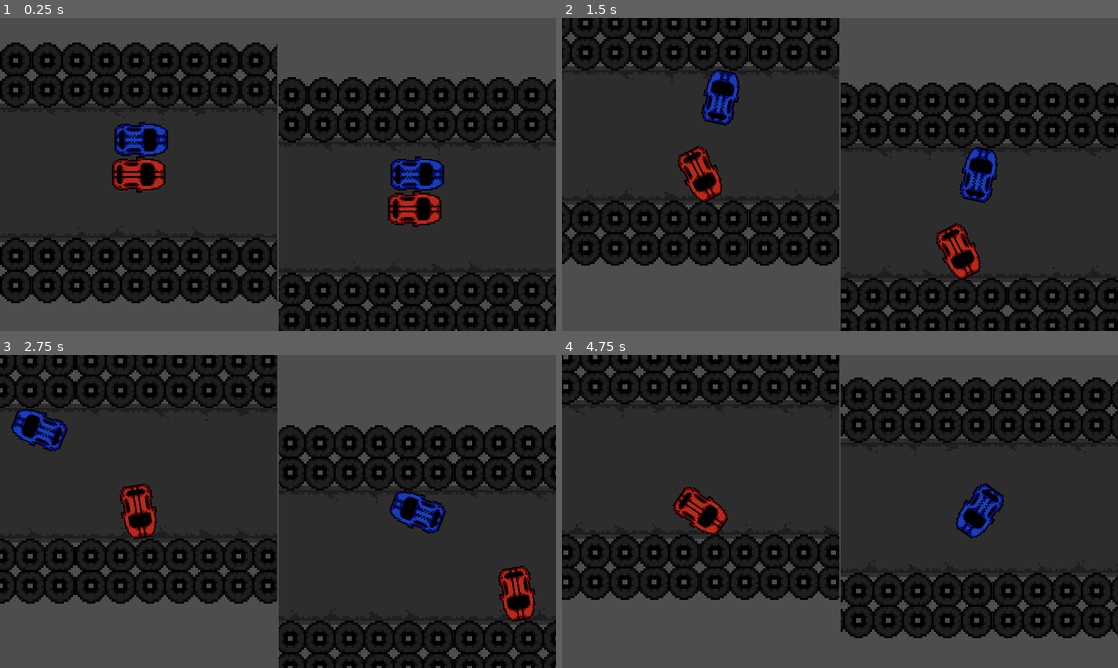
Above: before the commit, frames 1-4 (two rows, left to right).
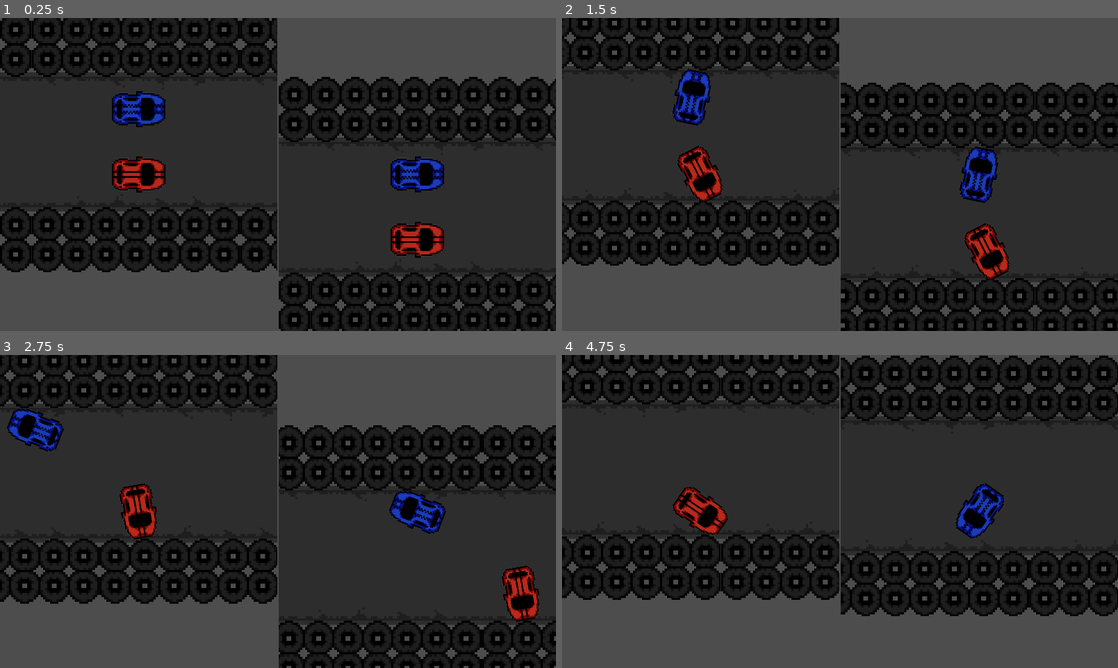
Above: after the commit, the same moments.

Repository: PixelWolf8976/BAISD-AT-at-game
Game: Godot game, scene res://Scenes/splitscreen test.tscn
The game is run twice, just before and just after one commit, with the same random seed, the same clock (stepped at 60 frames per second) and the same inputs.
Inputs:
- Up to frame 1 (0.25 s): no input
- Up to frame 2 (1.5 s): hold D (turn_right_1) 0.53-1.28 s; hold Left (turn_left_2) 0.53-1.28 s; hold A (turn_left_1) from 1.28 s (still down); tap Right (turn_right_2) at 1.35 s
- Up to frame 3 (2.75 s): release A (turn_left_1) at 2.03 s; hold D (turn_right_1) from 2.03 s (still down); hold Left (turn_left_2) from 2.03 s (still down)
- Up to frame 4 (4.75 s): release Left (turn_left_2) at 2.78 s; tap Right (turn_right_2) at 2.85, 4.35 s; release D (turn_right_1) at 3.53 s; hold Left (turn_left_2) 3.53-4.28 s; hold A (turn_left_1) from 3.53 s (still down)

The runs differ from the first frame. In frame 1, 21% of the frame differs, in the area x 0-100%, y 0-100%; in frame 2, 6.3%; in frame 3, 11%; in frame 4, 23%, in the area x 0-100%, y 0-91%.

Commit message:
fixed car spacing

Diff:
--- a/Scenes/Track 1.tscn
+++ b/Scenes/Track 1.tscn
@@ -1,10 +1,11 @@
-[gd_scene load_steps=6 format=3 uid="uid://cia0p7encwxn6"]
+[gd_scene load_steps=7 format=3 uid="uid://cia0p7encwxn6"]
 
 [ext_resource type="PackedScene" uid="uid://cycx54k60s5it" path="res://Things/Path.tscn" id="1_s6rg4"]
 [ext_resource type="PackedScene" uid="uid://cf5647yiagq8j" path="res://Things/45DegreeCorner.tscn" id="2_2wxdp"]
 [ext_resource type="PackedScene" uid="uid://c64awdyy3ynfc" path="res://Things/45_road.tscn" id="3_ghtrx"]
 [ext_resource type="PackedScene" uid="uid://dm8f72kl05gg" path="res://Things/Corner.tscn" id="4_2vf3j"]
 [ext_resource type="PackedScene" uid="uid://pvkwa02gp8lm" path="res://Scenes/barrier.tscn" id="5_2se5v"]
+[ext_resource type="Texture2D" uid="uid://cv2bxvxpklc6y" path="res://Resources/Corncer tires.png" id="6_h7b70"]
 
 [node name="Track 1" type="Node2D"]
 
@@ -329,3 +330,8 @@
 [node name="Barriers50" parent="." instance=ExtResource("1_s6rg4")]
 position = Vector2(-7434, 780)
 rotation = 1.5708
+
+[node name="CorncerTires" type="Sprite2D" parent="."]
+position = Vector2(-321691, -152851)
+scale = Vector2(1000, 474.2)
+texture = ExtResource("6_h7b70")
--- a/Scenes/splitscreen test.tscn
+++ b/Scenes/splitscreen test.tscn
@@ -38,7 +38,7 @@
 
 [node name="Player1" parent="HBoxContainer/Viewport1/SubViewport1" instance=ExtResource("3_bf0t6")]
 unique_name_in_owner = true
-position = Vector2(0, -50)
+position = Vector2(0, 150)
 motion_mode = 1
 defaultMaxSpeed = 1000.0
 corneringMaxSpeed = 950.0
